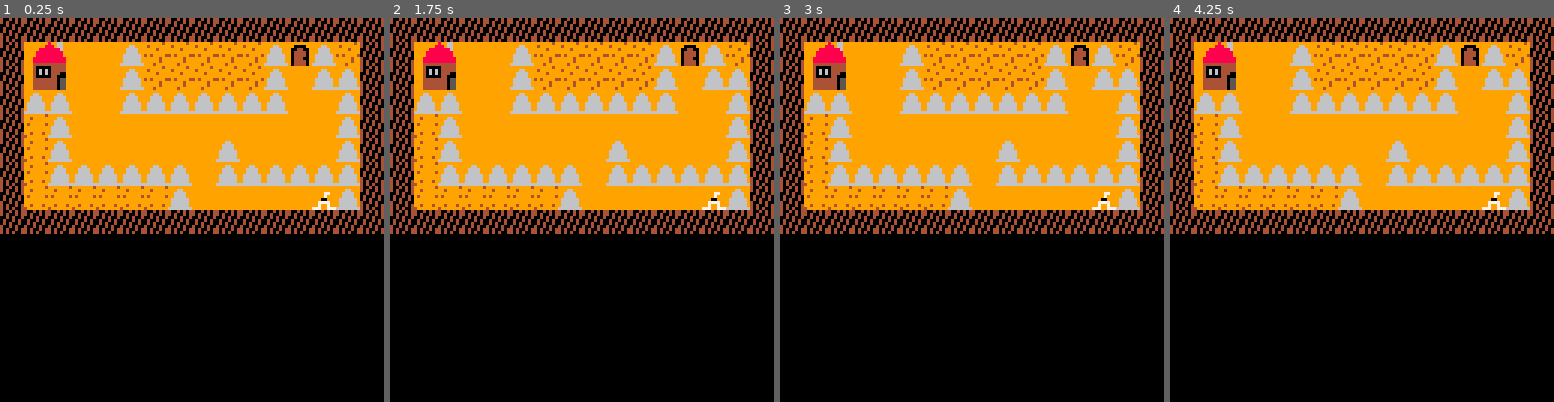
Above: before the commit, frames 1-4 (left to right).
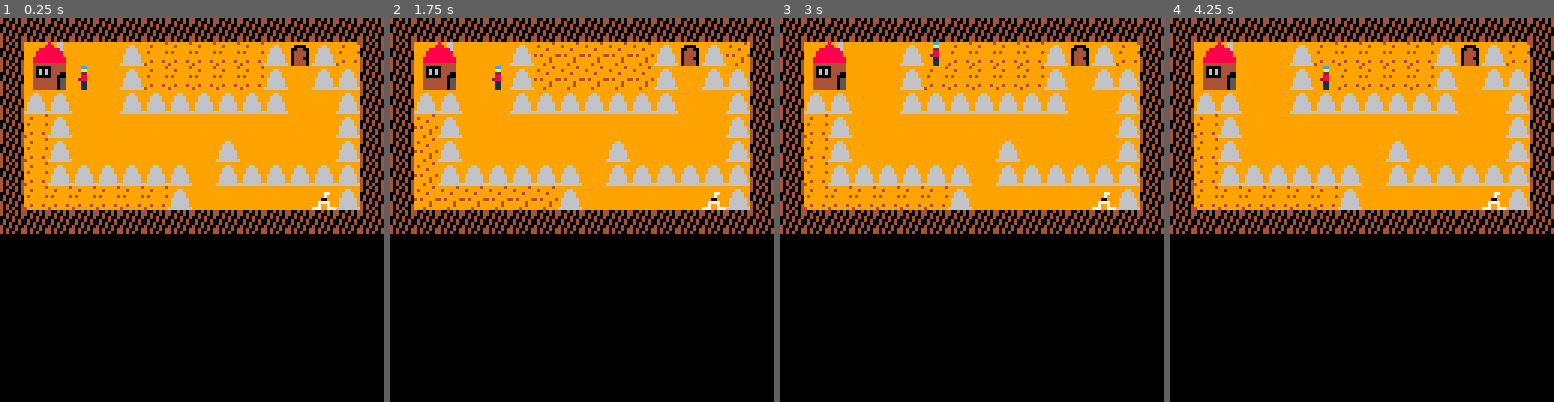
Above: after the commit, the same moments.

Repository: SleepyShaman2134/Pico-8
Game: PICO-8 cartridge shifting_sands.p8
Same seed, same stepped clock (60 frames per second), same inputs: the game is played once before the commit and once after it.
Inputs:
- Up to frame 1 (0.25 s): no input
- Up to frame 2 (1.75 s): hold Right from 1.6 s (still down)
- Up to frame 3 (3 s): release Right at 2.1 s; hold Up 2.15-2.42 s; hold Right from 2.47 s (still down)
- Up to frame 4 (4.25 s): release Right at 3.03 s; hold Left 3.08-3.58 s; hold Down 3.63-3.97 s; hold Right from 4.02 s (still down)

The runs differ from the first frame. In frame 1, 1.2% of the frame differs, in the area x 20-94%, y 6-19%; in frame 2, 1.0%; in frame 3, 1.1%; in frame 4, 1.1%.

Commit message:
Added sand animation

Diff:
--- a/shifting_sands.p8
+++ b/shifting_sands.p8
@@ -2,21 +2,128 @@
 version 41
 __lua__
 function _init()
-    x = 1;
-    y = 1;
+ x = 3
+ y = 2
+ t = 0 --tick
+ f = 0 --frame
+ s = 6 --step
+ hero = 020
+ initiate_spr_animations()
+ init_counters()
+ printh("initiated")
+ scanner = 0
+ x_scanner = 0
+ y_scanner = 0
+
+
 end
 
 function _draw()
-	cls();
-	map();
+	cls()
+	map()
+	--print(map_tile_i)
+	spr(hero, x*8, y*8)
+	animate_map()
+end
+
+--we scan the tiles based on
+--their drawing id
+function _update()
+	t = (t+1)%s
+
+	scan_map()
+	animate_frame()
+	move()
+ camera(0, 0)
+ printh("updating")
 end
 
 
-function _update()
-    camera(0, 0);
+-->8
+function move()
+	local speed = 1
+	if btnp(⬇️)then
+		y += speed
+	elseif  btnp(⬆️) then
+		y -= speed
+	elseif  btnp(⬅️) then
+		x -= speed
+	elseif  btnp(➡️) then
+		x += speed
+	end
 end
 
 
+function scan_map()
+	for i = 0 + level_index_i, 15 + level_index_i do
+  for j = 0 + level_index_j, 15 + level_index_j do
+      map_tile[i][j] = mget(i, j)
+		end
+	end
+end
+-->8
+function animate_frame()
+	animate_frame_hero()
+ animate_frame_sand()
+--	aniamte_spike()
+--	animate_worm_enemy()
+end
+
+function animate_frame_hero()
+
+end
+
+function animate_frame_sand()
+	if t == 0 then
+		f_sand = (f_sand+1) % #spr_sands
+	end
+end
+
+function animate_map()
+	for i=0 + level_index_i, 15 + level_index_i do
+		for j = 0 + level_index_j, 15 + level_index_j do
+			local tile = mget(i, j)
+			--map_tile[i][j]
+			if tile  == 1 or tile == 2 then
+			--	mset(i, j,	0)
+				mset(i, j, spr_sands[f_sand+1])
+			end
+		end
+	end
+end
+
+
+-->8
+function initiate_spr_animations()
+	spr_hero_sideway = {019, 020}
+	spr_hero_front = {020}
+	spr_hero_back = {021}
+	spr_lever = {003}
+	spr_door_closed = {005}
+	spr_ddor_opened = {006, 007}
+	spr_spikes = {009, 010}
+	spr_sands = {1, 2}
+	spr_enemy_idle = {025}
+	spr_enemy_walk = {024}
+end
+
+function init_counters()
+	map_index = 0
+	map_tile_i = {}
+		map_tile_j = {}
+		map_tile = {}
+	for i = 0, 15 do
+		map_tile_i[i] = 0
+		map_tile_j[i] = 0
+		map_tile[i] = {}
+		for j = 0, 15 do
+			map_tile[i][j] = 0
+		end
+	end
+	level_index_i = 0
+	level_index_j = 0
+	f_sand = 0
+end
 __gfx__
 00000000999999499999999499999999999999999999999999999999999999999999999999999999999999994004040499999999000000004444444400000000
 00000000949999999949999999999999999999999900009999000099990000999999999996996999979979994040040499966999000000004444444400000000
@@ -26,14 +133,14 @@
 00700700999994999999999999777799997777999044400990777709906666099999999999699699997997994004040096666669000000004444444400000000
 00000000999994999949994999799799997997999044440990777709906666099999999999699699996996994040040496666669000000004444444400000000
 00000000999499994999999977799777777997779044440990777709906666099999999999699699996996994040400466666666000000004444444400000000
-9999999989966999999cc999999cc999999cc999999cc999999cc999999cc9990000000000000000000000000000000000000000000000000000000000000000
-9999999888966999999aa999999aa999999aa999999aa999999aa999999aa9990000000000000000000000000000000000000000000000000000000000000000
-99999888888869999922299992222999999229999992299999922999999229990000000000000000000000000000000000000000000000000000000000000000
-99998888888889999228899992988999999889999992299999922999999889990000000000000000000000000000000000000000000000000000000000000000
-99998888888889999998899999988999992889999922899999982299999882990000000000000000000000000000000000000000000000000000000000000000
-99988888888888999991199999911999999119999991199999911999999119990000000000000000000000000000000000000000000000000000000000000000
-99988888888888999991199999911999999119999991199999911999999119990000000000000000000000000000000000000000000000000000000000000000
-99944444444444999991199999911999999119999991199999911999999119990000000000000000000000000000000000000000000000000000000000000000
+9999999989966999999cc999999cc999999cc999999cc99900000000000000009999999999999999000000000000000000000000000000000000000000000000
+9999999888966999999aa999999aa999999aa999999aa999000000000000000099ee49999999ee49000000000000000000000000000000000000000000000000
+999998888888699999222999922229999992299999922999000000000000000099e449999999e449000000000000000000000000000000000000000000000000
+99998888888889999228899992988999999889999992299900000000000000009944449999994499000000000000000000000000000000000000000000000000
+99998888888889999998899999988999992889999922899900000000000000009994449999994499000000000000000000000000000000000000000000000000
+99988888888888999991199999911999999119999991199900000000000000009999444999994499000000000000000000000000000000000000000000000000
+99988888888888999991199999911999999119999991199900000000000000009999944999944499000000000000000000000000000000000000000000000000
+99944444444444999991199999911999999119999991199900000000000000009999944499444449000000000000000000000000000000000000000000000000
 99940000044444990000000000000000000000000000000000000000000000000000000000000000000000000000000000000000000000000000000000000000
 99940606044444990000000000000000000000000000000000000000000000000000000000000000000000000000000000000000000000000000000000000000
 99940606044400990000000000000000000000000000000000000000000000000000000000000000000000000000000000000000000000000000000000000000
@@ -43,19 +150,19 @@
 99944444444055990000000000000000000000000000000000000000000000000000000000000000000000000000000000000000000000000000000000000000
 99944444444055990000000000000000000000000000000000000000000000000000000000000000000000000000000000000000000000000000000000000000
 __map__
-0b0b0b0b0b0b0b0b0b0b0b0b0b0b0b0b00000000000000000000000000000000000000000000000000000000000000000000000000000000000000000000000000000000000000000000000000000000000000000000000000000000000000000000000000000000000000000000000000000000000000000000000000000000
-0b101108080c01010101010c050c010b00000000000000000000000000000000000000000000000000000000000000000000000000000000000000000000000000000000000000000000000000000000000000000000000000000000000000000000000000000000000000000000000000000000000000000000000000000000
-0b202108080c01010101010c080c0c0b00000000000000000000000000000000000000000000000000000000000000000000000000000000000000000000000000000000000000000000000000000000000000000000000000000000000000000000000000000000000000000000000000000000000000000000000000000000
-0b0c0c08080c0c0c0c0c0c0c08080c0b00000000000000000000000000000000000000000000000000000000000000000000000000000000000000000000000000000000000000000000000000000000000000000000000000000000000000000000000000000000000000000000000000000000000000000000000000000000
-0b020c08080808080808080808080c0b00000000000000000000000000000000000000000000000000000000000000000000000000000000000000000000000000000000000000000000000000000000000000000000000000000000000000000000000000000000000000000000000000000000000000000000000000000000
-0b020c0808080808080c080808080c0b00000000000000000000000000000000000000000000000000000000000000000000000000000000000000000000000000000000000000000000000000000000000000000000000000000000000000000000000000000000000000000000000000000000000000000000000000000000
-0b020c0c0c0c0c0c080c0c0c0c0c0c0b00000000000000000000000000000000000000000000000000000000000000000000000000000000000000000000000000000000000000000000000000000000000000000000000000000000000000000000000000000000000000000000000000000000000000000000000000000000
-0b0202020202020c0808080808030c0b00000000000000000000000000000000000000000000000000000000000000000000000000000000000000000000000000000000000000000000000000000000000000000000000000000000000000000000000000000000000000000000000000000000000000000000000000000000
-0b0b0b0b0b0b0b0b0b0b0b0b0b0b0b0b00000000000000000000000000000000000000000000000000000000000000000000000000000000000000000000000000000000000000000000000000000000000000000000000000000000000000000000000000000000000000000000000000000000000000000000000000000000
-0000000000000000000000000000000000000000000000000000000000000000000000000000000000000000000000000000000000000000000000000000000000000000000000000000000000000000000000000000000000000000000000000000000000000000000000000000000000000000000000000000000000000000
-0000000000000000000000000000000000000000000000000000000000000000000000000000000000000000000000000000000000000000000000000000000000000000000000000000000000000000000000000000000000000000000000000000000000000000000000000000000000000000000000000000000000000000
-0000000000000000000000000000000000000000000000000000000000000000000000000000000000000000000000000000000000000000000000000000000000000000000000000000000000000000000000000000000000000000000000000000000000000000000000000000000000000000000000000000000000000000
-0000000000000000000000000000000000000000000000000000000000000000000000000000000000000000000000000000000000000000000000000000000000000000000000000000000000000000000000000000000000000000000000000000000000000000000000000000000000000000000000000000000000000000
-0000000000000000000000000000000000000000000000000000000000000000000000000000000000000000000000000000000000000000000000000000000000000000000000000000000000000000000000000000000000000000000000000000000000000000000000000000000000000000000000000000000000000000
-0000000000000000000000000000000000000000000000000000000000000000000000000000000000000000000000000000000000000000000000000000000000000000000000000000000000000000000000000000000000000000000000000000000000000000000000000000000000000000000000000000000000000000
-0d0d0d0d00000000000000000000000000000000000000000000000000000000000000000000000000000000000000000000000000000000000000000000000000000000000000000000000000000000000000000000000000000000000000000000000000000000000000000000000000000000000000000000000000000000
+0b0b0b0b0b0b0b0b0b0b0b0b0b0b0b0b0b0b0b0b0b0b0b0b0b0b0b0b0b0b0b0b0b0b0b0b0b0b0b0b0b0b0b0b0b0b0b0b0b0b0b0b0b0b0b0b0b0b0b0b0b0b0b0b00000000000000000000000000000000000000000000000000000000000000000000000000000000000000000000000000000000000000000000000000000000
+0b101108080c01010101010c050c010b0b02020102010b0b0b0c01020102020b0b0c0c010c0c0c020c0c0c0c0c0c0c0b0b0c0c0c0c0c0c0c080808080808080b00000000000000000000000000000000000000000000000000000000000000000000000000000000000000000000000000000000000000000000000000000000
+0b202108080c01010101010c080c0c0b0b02010201020b0b0b0c0c010102010b0b0c0c0c0c0c0c0c0c0c0808080c0c0b0b0808080908090c0c0c0c0c0808080b00000000000000000000000000000000000000000000000000000000000000000000000000000000000000000000000000000000000000000000000000000000
+0b0c0c08080c0c0c0c0c0c0c08080c0b0b01020c0c0c0b050b080c0c0201020b0b05080808080808080808090808050b0b080808090808080908090c0c0c080b00000000000000000000000000000000000000000000000000000000000000000000000000000000000000000000000000000000000000000000000000000000
+0b020c08080808080808080808080c0b0b0c0c0c080808080808080c0c0c0c0b0b0c0c0c0c0c0c0c0c0c0c0c0c0c0c0b0b0508080808090809080808080c0c0b00000000000000000000000000000000000000000000000000000000000000000000000000000000000000000000000000000000000000000000000000000000
+0b020c0808080808080c080808080c0b0b05080808080808080808080808050b0b0c0c0c02020c0c0c010c0c0c020c0b0b080808090809080808090c0c0c080b00000000000000000000000000000000000000000000000000000000000000000000000000000000000000000000000000000000000000000000000000000000
+0b020c0c0c0c0c0c080c0c0c0c0c0c0b0b0c0c0c0808080808080c0c0c080c0b0b02020202020c010c0c0c0c0c0c0c0b0b080808090809080c0c0c080808080b00000000000000000000000000000000000000000000000000000000000000000000000000000000000000000000000000000000000000000000000000000000
+0b0202020202020c0808080808030c0b0b0c0c0c0c0c080808080c0c0c0c0c0b0b0b0b0b0b0b0b0b0b0b0b0b0b0b0b0b0b0c0c0c0c0c0c0c0c0808080808080b00000000000000000000000000000000000000000000000000000000000000000000000000000000000000000000000000000000000000000000000000000000
+0b0b0b0b0b0b0b0b0b0b0b0b0b0b0b0b0b02010c0c0c0c08080c0c0c0c0c0c0b000000000000000000000000000000000b0b0b0b0b0b0b0b0b0b0b0b0b0b0b0b00000000000000000000000000000000000000000000000000000000000000000000000000000000000000000000000000000000000000000000000000000000
+000000000000000000000000000000000b0102020c0c0c08080c0c010201010b000000000000000000000000000000000000000000000000000000000000000000000000000000000000000000000000000000000000000000000000000000000000000000000000000000000000000000000000000000000000000000000000
+000000000000000000000000000000000b020101020c0c08080c0c010202020b000000000000000000000000000000000000000000000000000000000000000000000000000000000000000000000000000000000000000000000000000000000000000000000000000000000000000000000000000000000000000000000000
+000000000000000000000000000000000b020202010c0c08080c0c020102010b000000000000000000000000000000000000000000000000000000000000000000000000000000000000000000000000000000000000000000000000000000000000000000000000000000000000000000000000000000000000000000000000
+000000000000000000000000000000000b020201020c0c08080c0c020202020b000000000000000000000000000000000000000000000000000000000000000000000000000000000000000000000000000000000000000000000000000000000000000000000000000000000000000000000000000000000000000000000000
+000000000000000000000000000000000b020102020c0c08080c0c020101010b000000000000000000000000000000000000000000000000000000000000000000000000000000000000000000000000000000000000000000000000000000000000000000000000000000000000000000000000000000000000000000000000
+000000000000000000000000000000000b010202020c0c08080c0c020202010b000000000000000000000000000000000000000000000000000000000000000000000000000000000000000000000000000000000000000000000000000000000000000000000000000000000000000000000000000000000000000000000000
+000000000000000000000000000000000b0b0b0b0b0b0b0b0b0b0b0b0b0b0b0b000000000000000000000000000000000000000000000000000000000000000000000000000000000000000000000000000000000000000000000000000000000000000000000000000000000000000000000000000000000000000000000000
Not shown, added: Map of the game.png
Not shown, added: Puzzle 1.png
